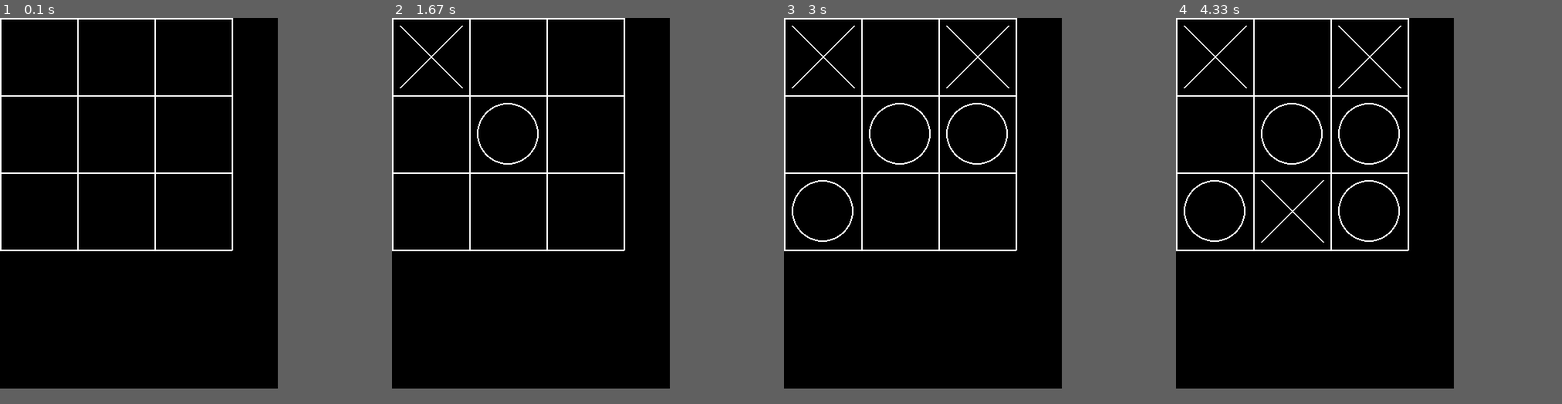
Above: before the commit, frames 1-4 (left to right).
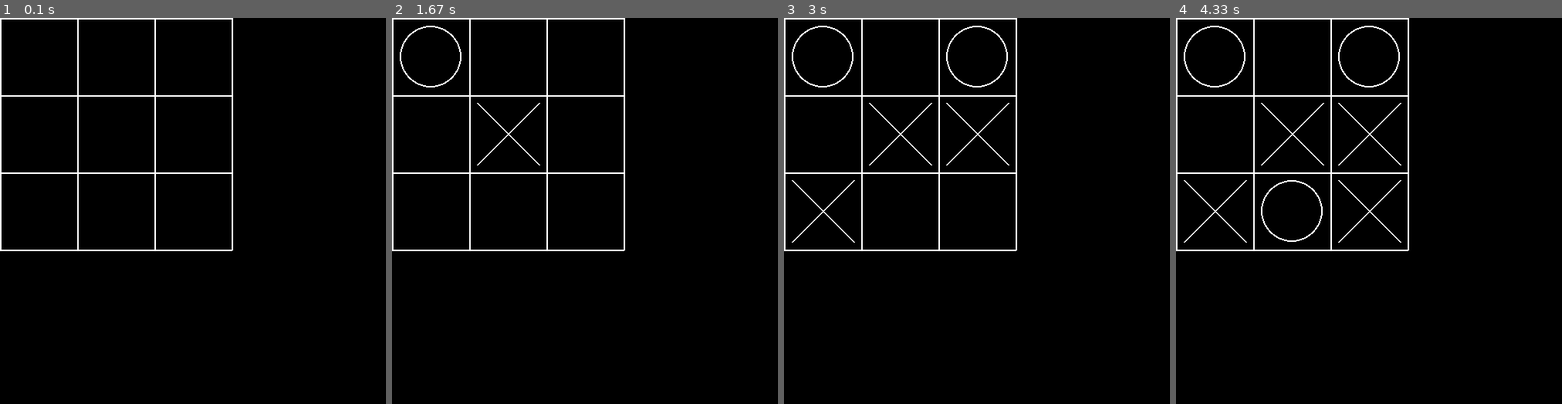
Above: after the commit, the same moments.

Repository: kik0908/Tic-tac-toe-pygame
Game: pygame game, started from main.py
Same seed, same stepped clock (60 frames per second), same inputs: the game is played once before the commit and once after it.
Inputs (mouse positions are in pixels of both pictures, inside the frame that each line leads up to):
- Up to frame 1 (0.1 s): no input
- Up to frame 2 (1.67 s): press the mouse at (507, 133) at 0.37 s; move the mouse to (488, 145) at 0.47 s; release the mouse at (465, 153) at 0.6 s; press the mouse at (507, 133) at 0.7 s; move the mouse to (565, 222) at 0.8 s; release the mouse at (619, 307) at 0.93 s; click (457, 75) at 1.05 s
- Up to frame 3 (3 s): click (996, 95) at 1.88 s; click (946, 83) at 2.22 s; click (834, 199) at 2.55 s
- Up to frame 4 (4.33 s): click (1264, 191) at 3.38 s; click (1330, 195) at 3.72 s
In our replay, the window is 360x480 before the commit and 500x500 after it. These sizes can differ from the game's own. Grey fills any space a smaller window leaves; there, only what the larger window draws over its background counts as a difference.

The runs differ from the first frame. In frame 1, only the window size differs. In frame 2, 0.6% of the frame differs, in the area x 2-39%, y 2-39%; in frame 3, 1.5%; in frame 4, 2.1%, in the area x 2-59%, y 2-59%.

Commit message:
Developed TicTacToeGrid, MainScene Added callback system for Scene Manager

Diff:
--- a/game_objects.py
+++ b/game_objects.py
@@ -5,8 +5,10 @@
 
 
 class GameObject:
-    def __init__(self, rect: pygame.Rect = pygame.Rect(0, 0, 0, 0)):
+    def __init__(self, scene=None, rect: pygame.Rect = pygame.Rect(0, 0, 0, 0)):
         self.rect = rect
+
+        self.scene = scene
 
     def update(self):
         pass
@@ -14,22 +16,33 @@
     def render(self, display):
         pass
 
-    def click(self, but, pos):
+    def click(self, event):
         pass
 
-    def check_click(self, pos):
-        return self.rect.collidepoint(*pos)
+    def check_event(self, event):
+        if event.type in (pygame.KEYDOWN, pygame.KEYUP, pygame.MOUSEBUTTONUP, pygame.MOUSEBUTTONDOWN):
+            return self.rect.collidepoint(*event.pos)
 
 
 class GameUnit(GameObject):
-    def __init__(self, kind=None):
-        super().__init__()
+    def __init__(self, kind=None, scene=None):
+        super().__init__(scene)
         self.value = kind
 
+    def __eq__(self, other):
+        if type(other) == type(self):
+            return True
+        return False
+
+    def __ne__(self, other):
+        if type(other) != type(self):
+            return True
+        return False
+
 
 class Cross(GameUnit):
-    def __init__(self, pos: Tuple[int, int], size: int, width=3, color=(255, 255, 255)):
-        super().__init__('x')
+    def __init__(self, pos: Tuple[int, int], size: int, width=3, color=(255, 255, 255), scene=None):
+        super().__init__('x', scene)
 
         self.pos = pos
         self.size = size
@@ -51,8 +64,8 @@
 
 
 class Circle(GameUnit):
-    def __init__(self, pos: Tuple[int, int], size: int, width=3, color=(255, 255, 255)):
-        super().__init__('o')
+    def __init__(self, pos: Tuple[int, int], size: int, width=3, color=(255, 255, 255), scene=None):
+        super().__init__('o', scene)
 
         self.pos = pos
         self.size = size
@@ -68,8 +81,8 @@
 
 class Grid(GameObject):
     def __init__(self, pos: Tuple[int, int], size_of_cell: int, num_of_cell: Tuple[int, int], width=3,
-                 color=(255, 255, 255)):
-        super().__init__()
+                 color=(255, 255, 255), scene=None):
+        super().__init__(scene)
 
         self.pos = pos
         self.cells_size = size_of_cell
@@ -130,7 +143,8 @@
             return None
 
     def edit(self, x: int, y: int, obj: GameObject):
-        self.grid[y][x] = obj
+        self.grid[x][y] = obj
+        return True
 
     def get_centre(self, x: int, y: int):
         a = self.pos[0] + self.cells_size * (x + 1) - round(self.cells_size / 2)
@@ -140,8 +154,8 @@
 
 class TicTacToeGrid(Grid):
     def __init__(self, pos: Tuple[int, int], size_of_cell: int, num_of_cell: Tuple[int, int], width=3,
-                 color=(255, 255, 255)):
-        super().__init__(pos, size_of_cell, num_of_cell, width, color)
+                 color=(255, 255, 255), scene=None):
+        super().__init__(pos, size_of_cell, num_of_cell, width, color, scene)
 
         self.grid = [[GameUnit() for j in range(self.cells_count[1])] for _ in range(self.cells_count[0])]
 
@@ -152,6 +166,14 @@
 
     def set_unit_settings(self, settings: Dict):
         self.unit_settings = settings
+
+    def edit(self, x, y, obj):
+        if self.grid[x][y] == GameUnit():
+            super().edit(x, y, obj)
+            return True
+        return False
+
+        # return super().edit(x, y, obj)
 
     def check_win(self):
         ans_x = [[], []]
@@ -192,19 +214,31 @@
         elif any(ans_o):
             return 'o'
 
+        _c = 0
+        for i in self.grid:
+            for j in i:
+                if j != GameUnit():
+                    _c += 1
+        if _c == self.cells_count[0] * self.cells_count[1]:
+            print('123421')
+            return 'b'
+
     @property
     def char(self):
         return self.__chars[self.__n_char]
 
-    def click(self, but, pos):
-        if but == 1:
-            coords = self.get_ceil_pos(*pos)
-            Char = self.char
-
-            pos = self.get_centre(*coords)
-
-            self.edit(*coords,
-                      Char(pos, self.unit_settings['size'], self.unit_settings['width'],
-                                    self.unit_settings['color']))
-
-            self.__n_char = not self.__n_char
+    def click(self, event):
+        if event.type == pygame.MOUSEBUTTONDOWN:
+            but, pos = event.button, event.pos
+            if but == 1:
+                coords = self.get_ceil_pos(*pos)
+                Char = self.char
+
+                pos = self.get_centre(*coords)
+
+                if self.edit(*coords, Char(pos, self.unit_settings['size'], self.unit_settings['width'],
+                                           self.unit_settings['color'])):
+                    self.__n_char = not self.__n_char
+                    ans = self.check_win()
+                    if ans is not None:
+                        self.scene.callback('player_win', {'char': ans})
--- a/main.py
+++ b/main.py
@@ -1,9 +1,10 @@
 import pygame
+
+import scenes
 from game_objects import Cross, Circle, Grid, TicTacToeGrid
 
-
-WIDTH = 360
-HEIGHT = 480
+WIDTH = 500
+HEIGHT = 500
 FPS = 60
 
 WHITE = (255, 255, 255)
@@ -12,29 +13,29 @@
 GREEN = (0, 255, 0)
 BLUE = (0, 0, 255)
 
-
 pygame.init()
 pygame.mixer.init()
 screen = pygame.display.set_mode((WIDTH, HEIGHT))
 pygame.display.set_caption("Tic-tac-toe")
 clock = pygame.time.Clock()
 
-gr = TicTacToeGrid((0, 0), 100, (3, 3), width=2)
+
+scene_manager = scenes.SceneManager(screen)
+scene_manager.new_scene(scenes.MainGame(screen, scene_manager))
+# gr = TicTacToeGrid((0, 0), 100, (3, 3), width=2)
 running = True
 while running:
     clock.tick(FPS)
     screen.fill(BLACK)
-    for event in pygame.event.get():
-        if event.type == pygame.QUIT:
-            running = False
-        elif event.type == pygame.MOUSEBUTTONDOWN:
-            # x, y = gr.get_ceil_pos(*pygame.mouse.get_pos())
-            # a, b = gr.get_centre(x, y)
-            # gr.edit(x, y, Cross((a, b), 20))
-            if gr.check_click(event.pos):
-                gr.click(event.button, event.pos)
+    # for event in pygame.event.get():
+    #     if event.type == pygame.QUIT:
+    #         running = False
+    #     # elif event.type == pygame.MOUSEBUTTONDOWN:
+    #     #     if gr.check_event(event):
+    #     #         gr.click(event)
 
-    gr.render(screen)
+    # gr.render(screen)
+    scene_manager.next_step(pygame.event.get())
     pygame.display.flip()
 
 pygame.quit()
--- a/scenes.py
+++ b/scenes.py
@@ -1,44 +1,91 @@
+from typing import Dict
+
 import pygame
+
+import game_objects
 
 
 class SceneManager:
-    def __init__(self, scene, display):
+    def __init__(self, display):
         self.display = display
-        self.active_scene = scene
+        self.__active_scene = None
 
     def new_scene(self, scene):
-        self.active_scene = scene
+        self.__active_scene = scene
 
-    def update(self):
-        self.active_scene.update()
+    def update(self, events):
+        self.__active_scene.update(events)
 
     def render(self):
-        self.active_scene.render()
+        self.__active_scene.render()
 
-    def next_step(self):
-        self.update()
+    def next_step(self, events):
+        self.update(events)
         self.render()
+
+    @property
+    def scene(self):
+        return self.__active_scene
 
 
 class Scene:
-    def __init__(self, display):
-        self.display = display
+    def __init__(self, display, scene_manager: SceneManager):
+        self._display = display
         self.objects = []
 
-    def update(self):
+        self.scene_manager = scene_manager
+
+        self.callbacks = {}
+
+    def callback(self, name, kwargs: Dict):
+        self.callbacks.get(name)(**kwargs)
+
+    def update(self, events):
+        self.handling_events(events)
+
+        for obj in self.objects:
+            ans = obj.update()
+            if ans is not None:
+                self.callbacks.get(ans[0])(ans[1])
+
+    def handling_events(self, events):
         pass
 
     def render(self):
-        pass
+        for obj in self.objects:
+            obj.render(self._display)
+
+    def add_obj(self, obj):
+        self.objects.append(obj)
+
+    @property
+    def display(self):
+        return self._display
 
 
 class MainGame(Scene):
-    def __init__(self, display):
-        super().__init__(display)
+    def __init__(self, display, scene_manager):
+        super().__init__(display, scene_manager)
+
+        self.objects.append(game_objects.TicTacToeGrid((0, 0), 100, (3, 3), width=2, scene=self))
+
+        self.callbacks.update([('player_win', self.__player_win)])
+
+    def __player_win(self, char):
+        _scene = MainGame(self._display, self.scene_manager)
+        if char == 'x':
+            _scene.add_obj(game_objects.Cross((450, 450), 20))
+            self.scene_manager.new_scene(_scene)
+        elif char == 'o':
+            _scene.add_obj(game_objects.Circle((450, 450), 20))
+            self.scene_manager.new_scene(_scene)
+        else:
+            self.scene_manager.new_scene(_scene)
 
     def handling_events(self, events):
         for event in events:
+            for obj in self.objects:
+                if obj.check_event(event):
+                    obj.click(event)
             if event.type == pygame.QUIT:
                 exit(0)
-            elif event.type == pygame.MOUSEBUTTONDOWN:
-                if event.button == 1:
